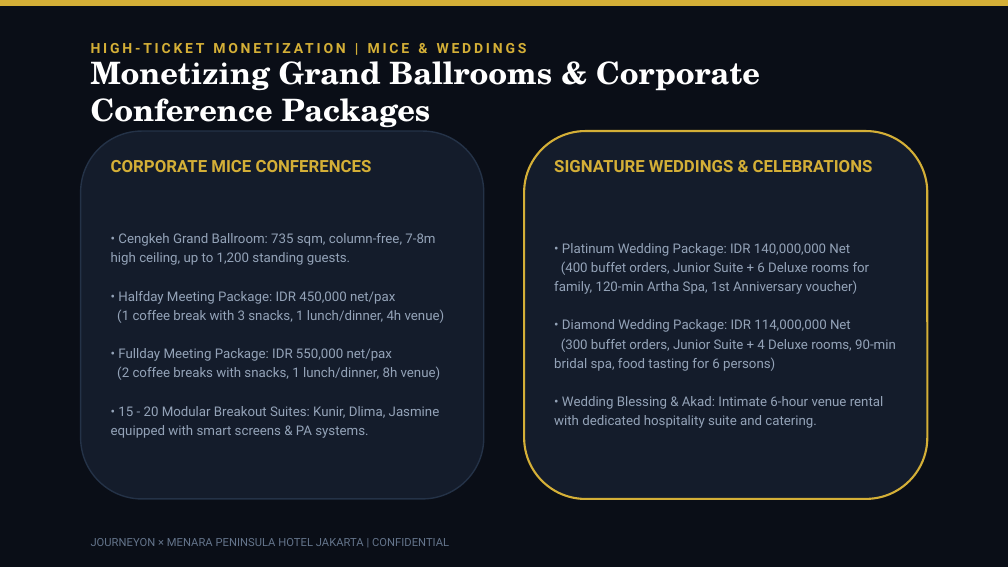
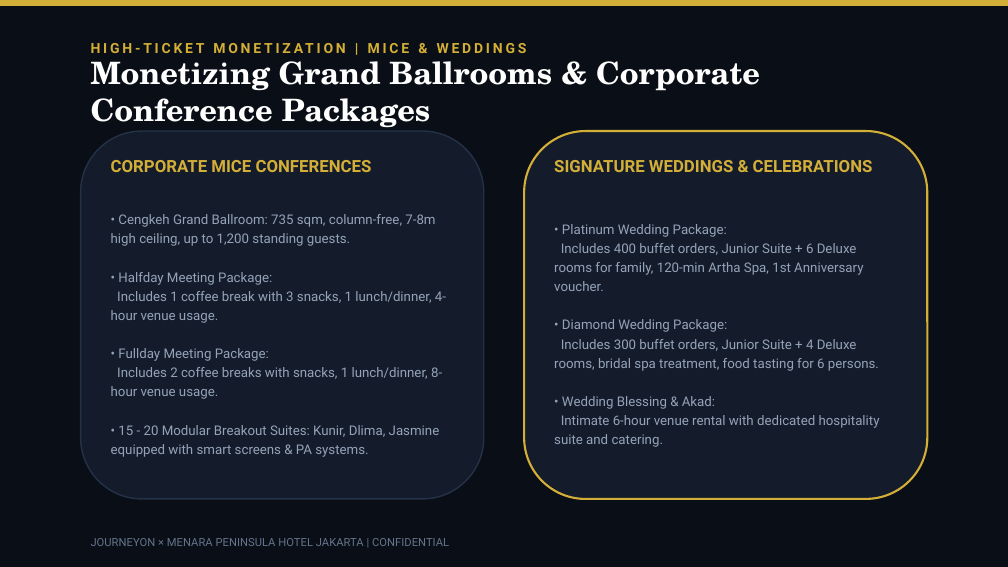
Before and after one commit to arbuuuud/menarapeninsula, a slide deck: slide 8 of PITCH_DECK_MENARA_PENINSULA_AISO.pptx. Drawn at 1008x567 pixels with LibreOffice and Linux fonts; fonts in the diff are those of the drawing. Boxes give left, top, right and bottom in pixels: in the first picture for what was removed or moved away, otherwise in the second. Text is boxed around its words. In the diff, an @@ line names an element or a change of style, - is before the commit and + after.

```diff
--- a/PITCH_DECK_MENARA_PENINSULA_AISO.pptx
+++ b/PITCH_DECK_MENARA_PENINSULA_AISO.pptx
@@ text at bbox=[554, 224, 880, 447]: text changed @@
-• Platinum Wedding Package: IDR 140,000,000 Net
-(400 buffet orders, Junior Suite + 6 Deluxe rooms for family, 120-min Artha Spa, 1st Anniversary voucher)
-• Diamond Wedding Package: IDR 114,000,000 Net
-(300 buffet orders, Junior Suite + 4 Deluxe rooms, 90-min bridal spa, food tasting for 6 persons)
-• Wedding Blessing & Akad: Intimate 6-hour venue rental with dedicated hospitality suite and catering.
+• Platinum Wedding Package:
+Includes 400 buffet orders, Junior Suite + 6 Deluxe rooms for family, 120-min Artha Spa, 1st Anniversary voucher.
+• Diamond Wedding Package:
+Includes 300 buffet orders, Junior Suite + 4 Deluxe rooms, bridal spa treatment, food tasting for 6 persons.
+• Wedding Blessing & Akad:
+Intimate 6-hour venue rental with dedicated hospitality suite and catering.
@@ text at bbox=[111, 272, 446, 399]: text changed @@
-• Halfday Meeting Package: IDR 450,000 net/pax
-(1 coffee break with 3 snacks, 1 lunch/dinner, 4h venue)
-• Fullday Meeting Package: IDR 550,000 net/pax
-(2 coffee breaks with snacks, 1 lunch/dinner, 8h venue)
+• Halfday Meeting Package:
+Includes 1 coffee break with 3 snacks, 1 lunch/dinner, 4-hour venue usage.
+• Fullday Meeting Package:
+Includes 2 coffee breaks with snacks, 1 lunch/dinner, 8-hour venue usage.
```
Also in this commit, not shown: 5 other slides changed, 1 other file.
